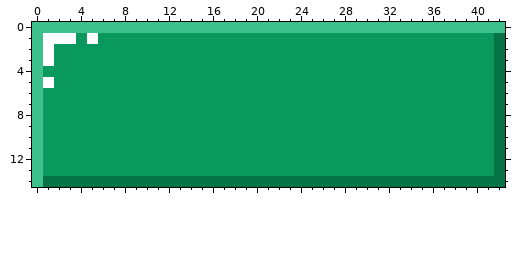
Edited in one commit: pixel-art file (assets/life_backdrop.aseprite). That is the earlier state.
43x15 pixels, 1 frame.
Now the later version:
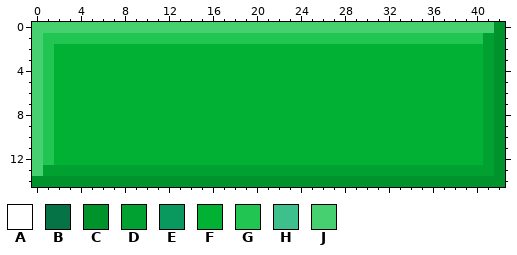
Palette (. is transparent): A #ffffff  B #057346  C #00922b  D #00a130  E #09985d  F #00b133  G #20c651  H #3dc08b  J #46d06f
Commit: Adjust the design of the lives backdrop
Difference:
Changed rows in their new state; - is an unchanged pixel.
first column x 0:
 0 JJJJJJJJJJJJJJJJJJJJJJJJJJJJJJJJJJJJJJJJJJC
 1 JGGGGGGGGGGGGGGGGGGGGGGGGGGGGGGGGGGGGGGGGDC
 2 JGFFFFFFFFFFFFFFFFFFFFFFFFFFFFFFFFFFFFFFFDC
 3 JGFFFFFFFFFFFFFFFFFFFFFFFFFFFFFFFFFFFFFFFDC
 4 JGFFFFFFFFFFFFFFFFFFFFFFFFFFFFFFFFFFFFFFFDC
 5 JGFFFFFFFFFFFFFFFFFFFFFFFFFFFFFFFFFFFFFFFDC
 6 JGFFFFFFFFFFFFFFFFFFFFFFFFFFFFFFFFFFFFFFFDC
 7 JGFFFFFFFFFFFFFFFFFFFFFFFFFFFFFFFFFFFFFFFDC
 8 JGFFFFFFFFFFFFFFFFFFFFFFFFFFFFFFFFFFFFFFFDC
 9 JGFFFFFFFFFFFFFFFFFFFFFFFFFFFFFFFFFFFFFFFDC
10 JGFFFFFFFFFFFFFFFFFFFFFFFFFFFFFFFFFFFFFFFDC
11 JGFFFFFFFFFFFFFFFFFFFFFFFFFFFFFFFFFFFFFFFDC
12 JGFFFFFFFFFFFFFFFFFFFFFFFFFFFFFFFFFFFFFFFDC
13 JDDDDDDDDDDDDDDDDDDDDDDDDDDDDDDDDDDDDDDDDDC
14 CCCCCCCCCCCCCCCCCCCCCCCCCCCCCCCCCCCCCCCCCCC
Boxes around the changes in both pictures, in picture pixels (x1, y1, x2, y2):
changed: (32, 22, 505, 187)
